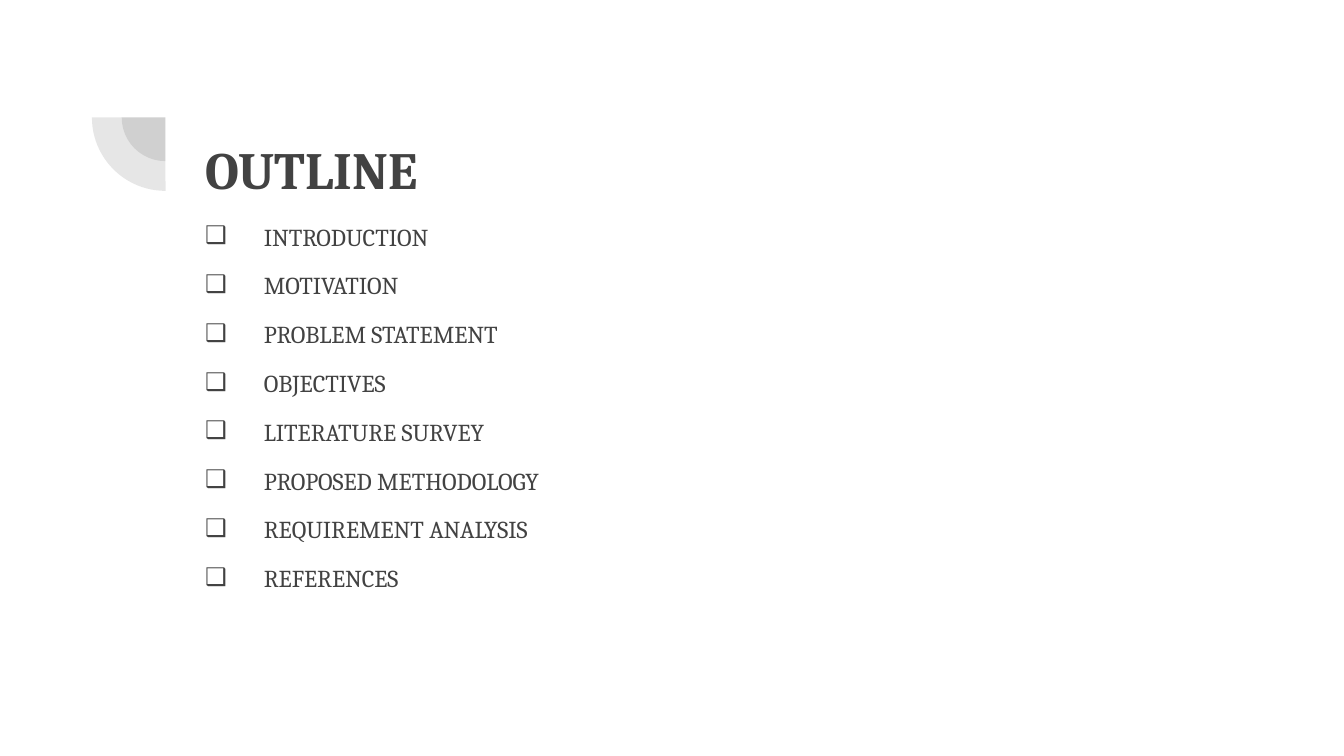
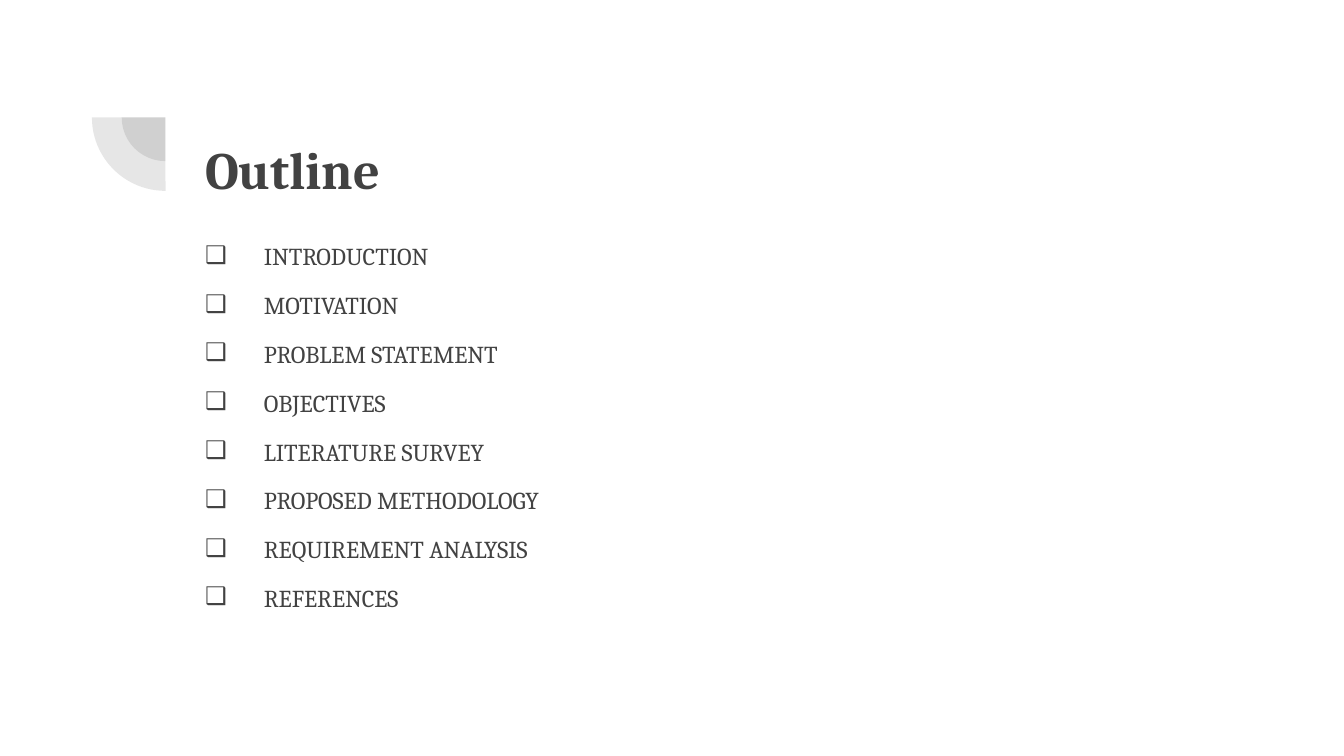
Before and after one commit to VarunBohara/Mini-Project-Documents, a slide deck: slide 2 of MINI PROJECT REVIEW.pptx. Drawn at 1344x756 pixels with LibreOffice and Linux fonts; fonts in the diff are those of the drawing. Boxes give left, top, right and bottom in pixels: in the first picture for what was removed or moved away, otherwise in the second. Text is boxed around its words. In the diff, an @@ line names an element or a change of style, - is before the commit and + after.

```diff
--- a/MINI PROJECT REVIEW.pptx
+++ b/MINI PROJECT REVIEW.pptx
@@ title at [205,152,380,190]: text changed @@
-OUTLINE
+Outline
@@ text "INTRODUCTION": place and size @@
-text "INTRODUCTION" at [264,229,539,587]
+text "INTRODUCTION" at [264,248,539,607]
```
Also in this commit, not shown: 11 other slides changed.
